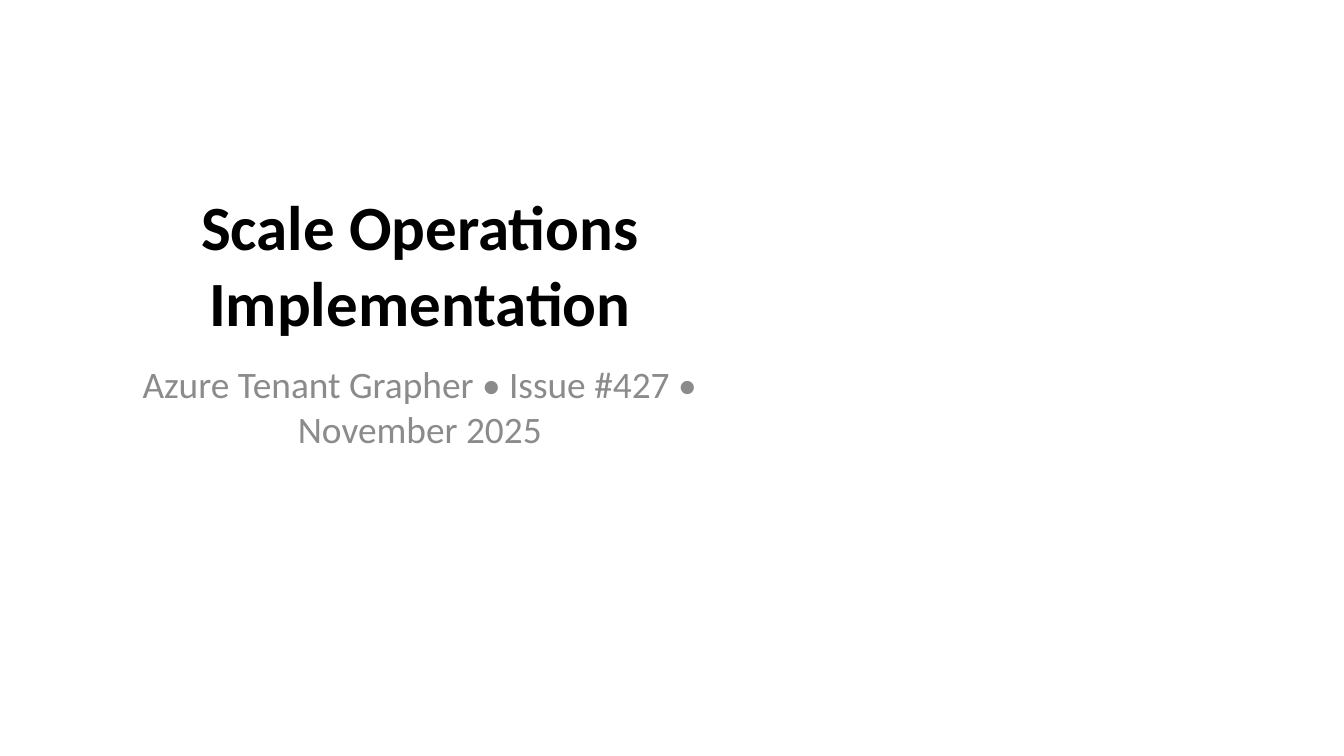
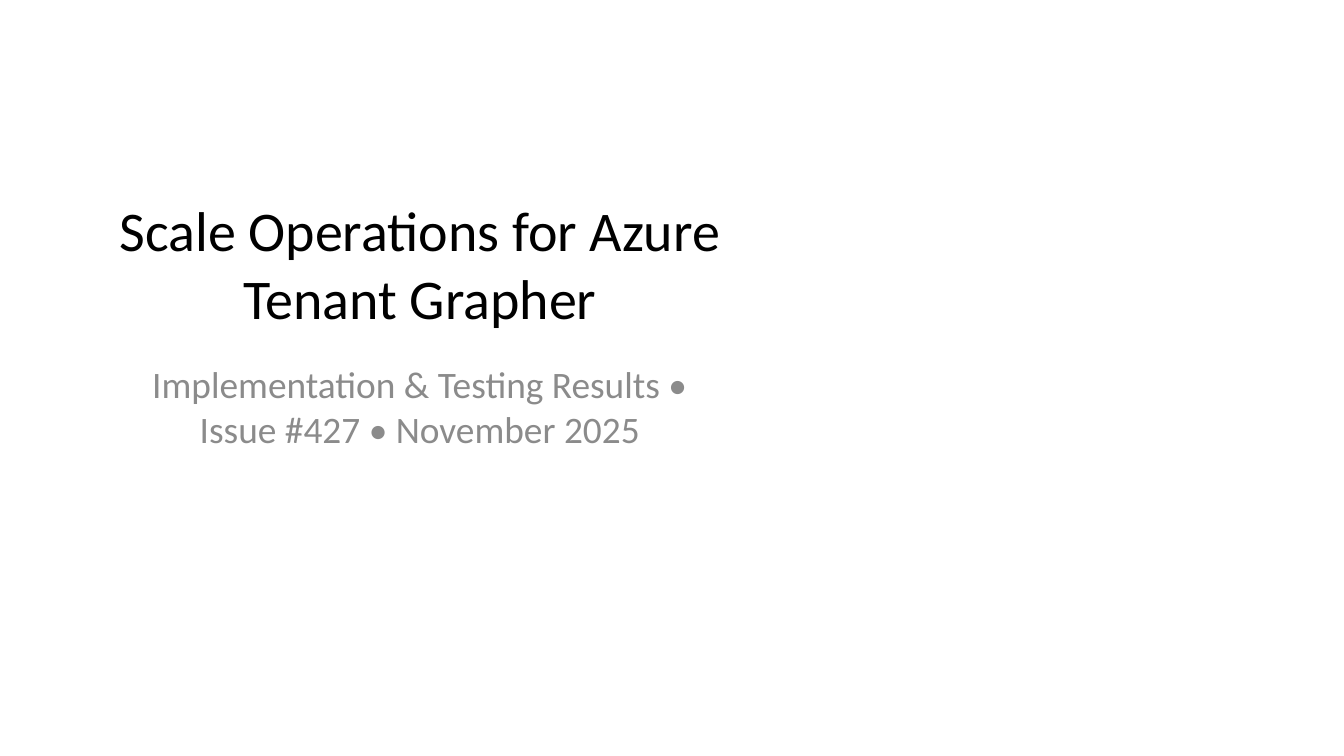
Before and after one commit to rysweet/azure-tenant-grapher, a slide deck: slide 1 of Scale_Operations_Implementation.pptx. Drawn at 1344x756 pixels with LibreOffice and Linux fonts; fonts in the diff are those of the drawing. Boxes give left, top, right and bottom in pixels: in the first picture for what was removed or moved away, otherwise in the second. Text is boxed around its words. In the diff, an @@ line names an element or a change of style, - is before the commit and + after.

```diff
--- a/Scale_Operations_Implementation.pptx
+++ b/Scale_Operations_Implementation.pptx
@@ title at <box>120,212,720,328</box>: text changed; size 54 to 48 pt; bold off @@
-Scale Operations Implementation
+Scale Operations for Azure Tenant Grapher
@@ subtitle at <box>152,372,660,443</box>: text changed @@
-Azure Tenant Grapher • Issue #427 • November 2025
+Implementation & Testing Results • Issue #427 • November 2025
```
Also in this commit, not shown: 6 other slides changed, 8 slides added, 4 slides removed.
